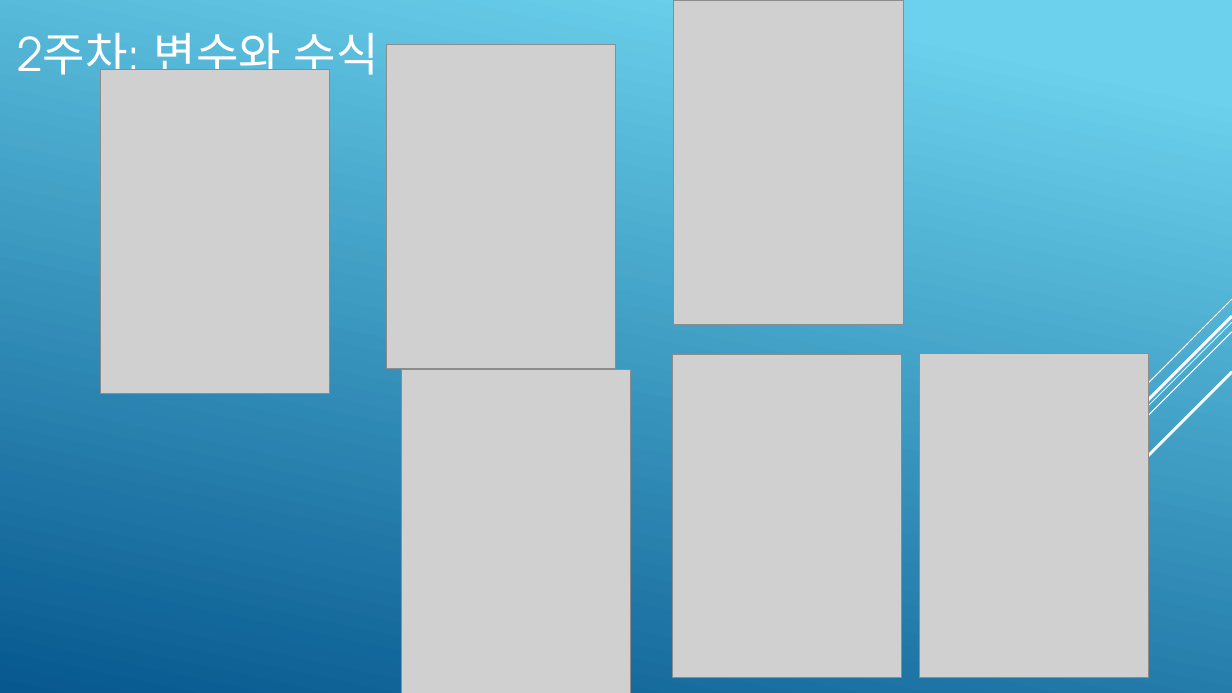
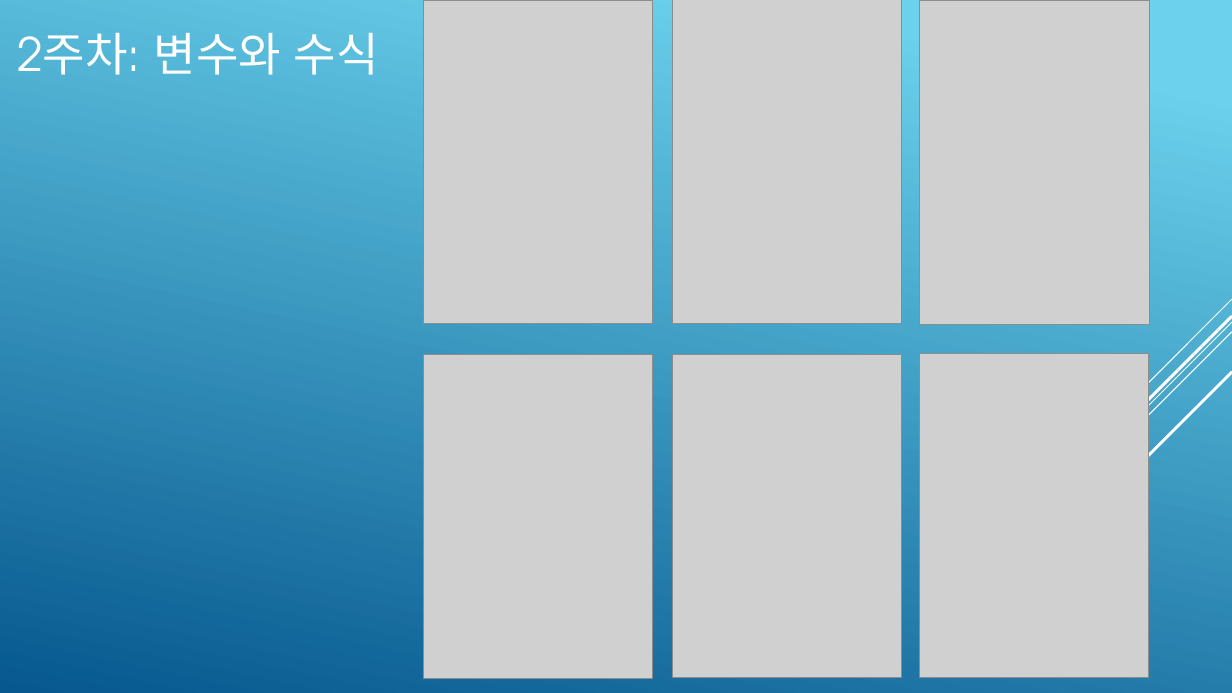
Before and after one commit to GreenRiceCake/Python, a slide deck: slide 6 of 깃허브 정리 및 발표.pptx. Drawn at 1232x693 pixels with LibreOffice and Linux fonts; fonts in the diff are those of the drawing; grey boxes stand for pictures. Boxes give left, top, right and bottom in pixels: in the first picture for what was removed or moved away, otherwise in the second. Text is boxed around its words. In the diff, an @@ line names an element or a change of style, - is before the commit and + after.

```diff
--- a/깃허브 정리 및 발표.pptx
+++ b/깃허브 정리 및 발표.pptx
@@ picture: place and size @@
-picture at (100, 70, 329, 395)
+picture at (423, 0, 653, 324)
@@ picture: place and size @@
-picture at (387, 45, 616, 370)
+picture at (673, 0, 902, 324)
@@ picture: place and size @@
-picture at (674, 0, 904, 324)
+picture at (920, 0, 1150, 324)
@@ picture: place and size @@
-picture at (401, 370, 630, 693)
+picture at (423, 354, 653, 678)
```
Also in this commit, not shown: 2 other slides changed, 1 other file.
